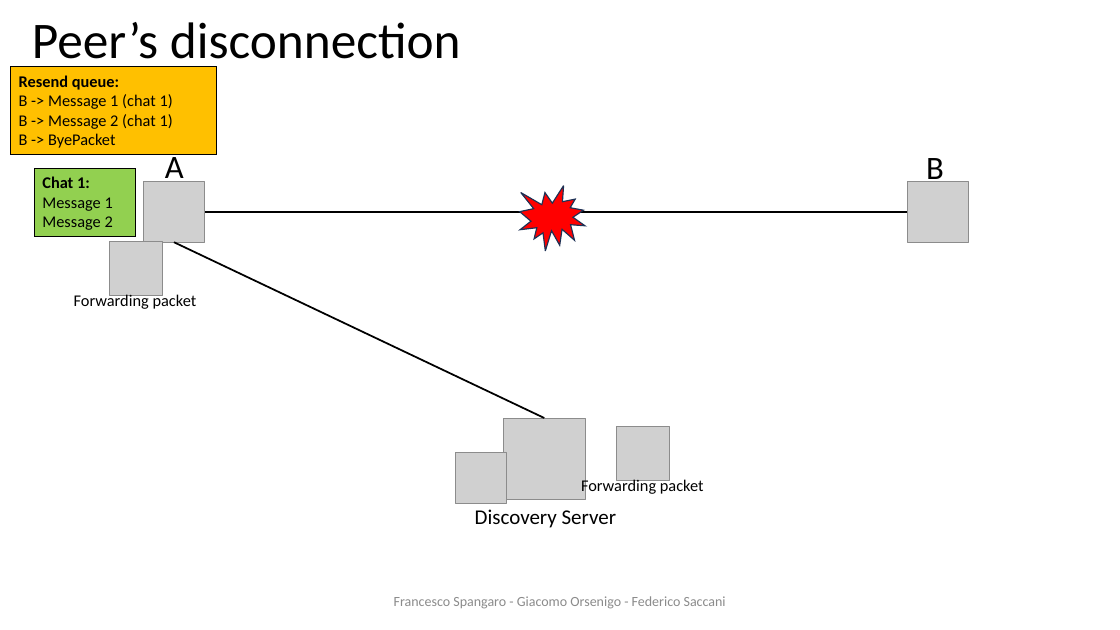
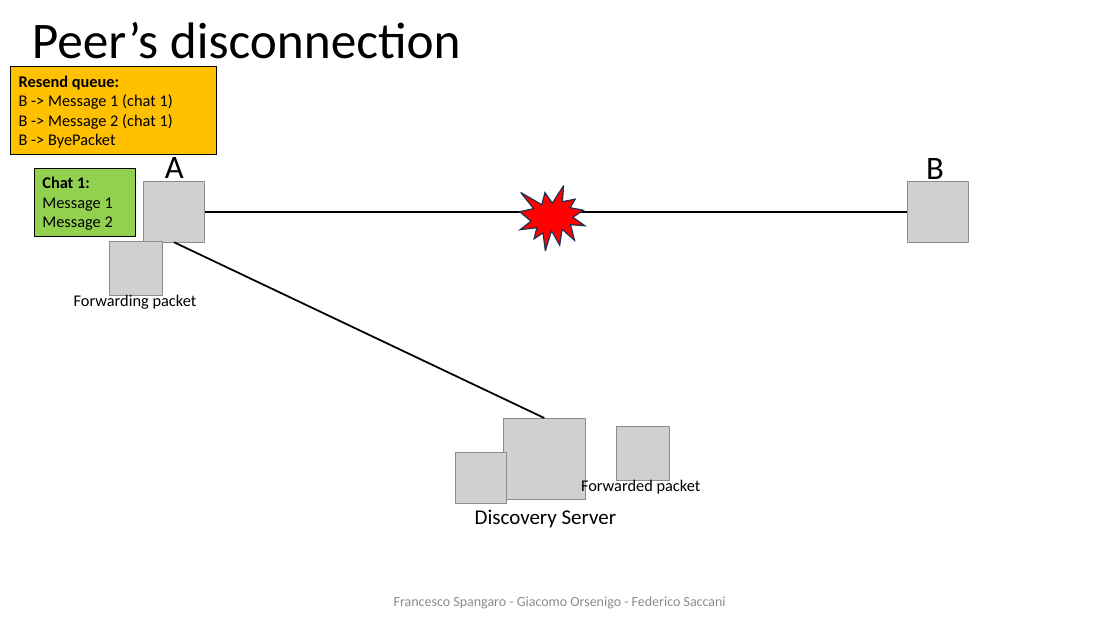
Before and after one commit to francescospangaro/HACOGroupChat, a slide deck: slide 19 of docs/presentazione ds.pptx. Drawn at 1120x630 pixels with LibreOffice and Linux fonts; fonts in the diff are those of the drawing; grey boxes stand for pictures; background and template pictures are left out. Boxes give left, top, right and bottom in pixels: in the first picture for what was removed or moved away, otherwise in the second. Text is boxed around its words. In the diff, an @@ line names an element or a change of style, - is before the commit and + after.

```diff
--- a/docs/presentazione ds.pptx
+++ b/docs/presentazione ds.pptx
@@ text at (581, 478, 701, 496): text changed @@
-Forwarding packet
+Forwarded packet
```
Also in this commit, not shown: 4 other slides changed, 1 slide removed.
